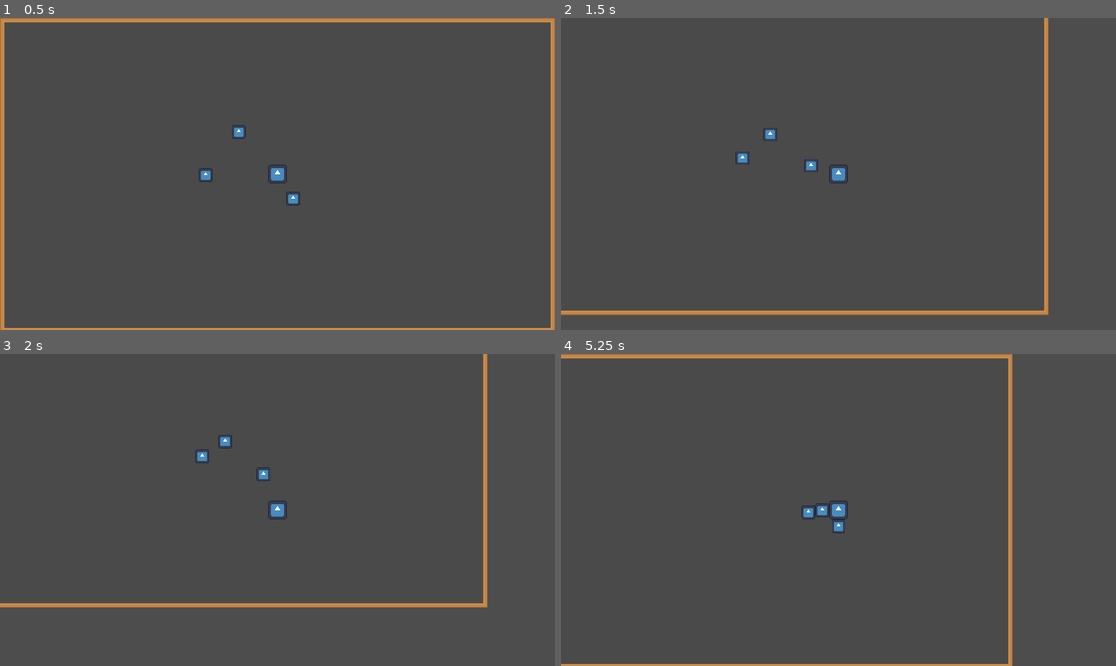
Above: before the commit, frames 1-4 (two rows, left to right).
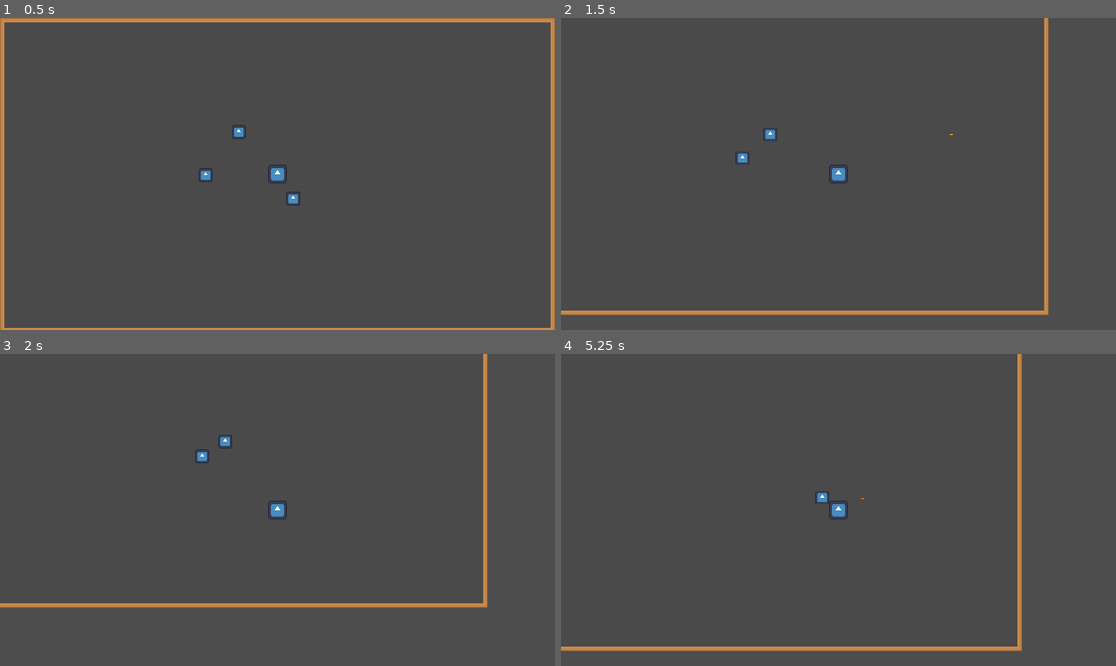
Above: after the commit, the same moments.

Repository: Shinigami92/ore-seeker
Game: Godot game, scene res://world.tscn
Same seed, same stepped clock (60 frames per second), same inputs: the game is played once before the commit and once after it. The engine's default icon, where the game draws it, is replaced by a stand-in: a white triangle on a blue panel in a dark square.
Inputs (mouse positions are in pixels of both pictures, inside the frame that each line leads up to):
- Up to frame 1 (0.5 s): no input
- Up to frame 2 (1.5 s): move the mouse to (960, 158) at 0.52 s; hold D (move_right) 0.53-1.28 s; click (960, 158) at 0.6 s; move the mouse to (727, 189) at 1.27 s; hold S (move_down) from 1.28 s (still down); click (727, 189) at 1.35 s
- Up to frame 3 (2 s): keep holding S (move_down)
- Up to frame 4 (5.25 s): move the mouse to (894, 441) at 2.02 s; release S (move_down) at 2.03 s; hold D (move_right) 2.03-2.78 s; click (894, 441) at 2.1 s; move the mouse to (810, 572) at 2.77 s; hold W (move_up) 2.78-3.53 s; click (810, 572) at 2.85 s; move the mouse to (1005, 556) at 3.52 s; hold A (move_left) 3.53-5.03 s; click (1005, 556) at 3.6 s; move the mouse to (672, 463) at 4.27 s; click (672, 463) at 4.35 s; move the mouse to (866, 510) at 5.02 s; hold S (move_down) from 5.03 s (still down); click (866, 510) at 5.1 s

Frame 1 is identical in both runs. In frame 2, less than 0.1% of the frame differs, in the area x 43-71%, y 36-50%; in frame 3, less than 0.1%; in frame 4, 4.9%, in the area x 0-84%, y 0-100%.

Commit message:
Shoot bullets (#10)

Diff:
--- /dev/null
+++ b/bullet.gd
@@ -0,0 +1,24 @@
+extends Area2D
+
+@export var speed: float = 700.0
+@onready var timer: Timer = %Timer
+
+
+func _ready():
+	timer.timeout.connect(_on_timer_timeout)
+	timer.start()
+
+
+func _physics_process(delta):
+	position += transform.x * speed * delta
+
+
+func _on_timer_timeout():
+	queue_free()
+
+
+func _on_area_2d_body_entered(body):
+	if body.has_method("take_damage"):
+		body.take_damage()
+
+	queue_free()
--- /dev/null
+++ b/bullet.tscn
@@ -0,0 +1,63 @@
+[gd_scene load_steps=9 format=3 uid="uid://b86s373vcuf8a"]
+
+[ext_resource type="Script" path="res://bullet.gd" id="1_falbk"]
+[ext_resource type="Texture2D" uid="uid://caycuo2yr2nk0" path="res://assets/All_Fire_Bullet_Pixel_16x16_00.png" id="2_lan2k"]
+
+[sub_resource type="AtlasTexture" id="AtlasTexture_rr40f"]
+atlas = ExtResource("2_lan2k")
+region = Rect2(256, 128, 16, 16)
+
+[sub_resource type="AtlasTexture" id="AtlasTexture_j2u05"]
+atlas = ExtResource("2_lan2k")
+region = Rect2(272, 128, 16, 16)
+
+[sub_resource type="AtlasTexture" id="AtlasTexture_yj7va"]
+atlas = ExtResource("2_lan2k")
+region = Rect2(288, 128, 16, 16)
+
+[sub_resource type="AtlasTexture" id="AtlasTexture_vvshy"]
+atlas = ExtResource("2_lan2k")
+region = Rect2(304, 128, 16, 16)
+
+[sub_resource type="SpriteFrames" id="SpriteFrames_wy01o"]
+animations = [{
+"frames": [{
+"duration": 1.0,
+"texture": SubResource("AtlasTexture_rr40f")
+}, {
+"duration": 1.0,
+"texture": SubResource("AtlasTexture_j2u05")
+}, {
+"duration": 1.0,
+"texture": SubResource("AtlasTexture_yj7va")
+}, {
+"duration": 1.0,
+"texture": SubResource("AtlasTexture_vvshy")
+}],
+"loop": true,
+"name": &"default",
+"speed": 5.0
+}]
+
+[sub_resource type="CapsuleShape2D" id="CapsuleShape2D_4udxs"]
+radius = 3.0
+height = 16.0
+
+[node name="Area2D" type="Area2D"]
+collision_layer = 8
+collision_mask = 6
+script = ExtResource("1_falbk")
+
+[node name="AnimatedSprite2D" type="AnimatedSprite2D" parent="."]
+sprite_frames = SubResource("SpriteFrames_wy01o")
+
+[node name="Timer" type="Timer" parent="."]
+unique_name_in_owner = true
+one_shot = true
+autostart = true
+
+[node name="CollisionShape2D" type="CollisionShape2D" parent="." groups=["Bullet"]]
+rotation = 1.5708
+shape = SubResource("CapsuleShape2D_4udxs")
+
+[connection signal="body_entered" from="." to="." method="_on_area_2d_body_entered"]
--- a/enemy.gd
+++ b/enemy.gd
@@ -22,7 +22,7 @@
 
 
 func _physics_process(_delta):
-	if !start_navigating:
+	if not start_navigating:
 		return
 
 	var current_agent_position: Vector2 = global_position
@@ -35,3 +35,7 @@
 
 	velocity = new_velocity
 	move_and_slide()
+
+
+func take_damage():
+	queue_free()
--- a/enemy.tscn
+++ b/enemy.tscn
@@ -9,6 +9,8 @@
 size = Vector2(48, 48)
 
 [node name="Enemy" type="CharacterBody2D"]
+collision_layer = 2
+collision_mask = 15
 script = ExtResource("1_xs55b")
 
 [node name="Sprite2D" type="Sprite2D" parent="."]
@@ -16,7 +18,7 @@
 scale = Vector2(0.37, 0.37)
 texture = ExtResource("2_cl4dt")
 
-[node name="CollisionShape2D" type="CollisionShape2D" parent="."]
+[node name="CollisionShape2D" type="CollisionShape2D" parent="." groups=["Enemy"]]
 shape = SubResource("RectangleShape2D_ldyd4")
 
 [node name="NavigationAgent2D" type="NavigationAgent2D" parent="."]
--- a/player.gd
+++ b/player.gd
@@ -1,13 +1,24 @@
 extends CharacterBody2D
 
 @export var speed: float = 300.0
+@export var bullet_scene: PackedScene
 
 
 func get_input():
 	var input_direction = Input.get_vector("move_left", "move_right", "move_up", "move_down")
 	velocity = input_direction * speed
 
+	if Input.is_action_just_pressed("shoot"):
+		shoot()
+
 
 func _physics_process(_delta):
 	get_input()
 	move_and_slide()
+
+
+func shoot():
+	var bullet = bullet_scene.instantiate()
+	get_tree().root.add_child(bullet)
+	bullet.position = global_position
+	bullet.look_at(get_global_mouse_position())
--- a/player.tscn
+++ b/player.tscn
@@ -1,6 +1,7 @@
-[gd_scene load_steps=5 format=3 uid="uid://ceys4vrcavapp"]
+[gd_scene load_steps=6 format=3 uid="uid://ceys4vrcavapp"]
 
 [ext_resource type="Script" path="res://player.gd" id="1_x82fp"]
+[ext_resource type="PackedScene" uid="uid://b86s373vcuf8a" path="res://bullet.tscn" id="2_17bio"]
 [ext_resource type="Texture2D" uid="uid://cu3vmrujgoav1" path="res://icon.svg" id="2_bga4u"]
 
 [sub_resource type="CanvasItemMaterial" id="CanvasItemMaterial_n5mw3"]
@@ -9,12 +10,14 @@
 size = Vector2(64, 64)
 
 [node name="Player" type="CharacterBody2D"]
+collision_mask = 6
 script = ExtResource("1_x82fp")
+bullet_scene = ExtResource("2_17bio")
 
 [node name="Sprite2D" type="Sprite2D" parent="."]
 material = SubResource("CanvasItemMaterial_n5mw3")
 scale = Vector2(0.5, 0.5)
 texture = ExtResource("2_bga4u")
 
-[node name="CollisionShape2D" type="CollisionShape2D" parent="."]
+[node name="CollisionShape2D" type="CollisionShape2D" parent="." groups=["Player"]]
 shape = SubResource("RectangleShape2D_jut0o")
--- a/project.godot
+++ b/project.godot
@@ -43,6 +43,18 @@
 "events": [Object(InputEventKey,"resource_local_to_scene":false,"resource_name":"","device":-1,"window_id":0,"alt_pressed":false,"shift_pressed":false,"ctrl_pressed":false,"meta_pressed":false,"pressed":false,"keycode":0,"physical_keycode":83,"key_label":0,"unicode":115,"echo":false,"script":null)
 ]
 }
+shoot={
+"deadzone": 0.5,
+"events": [Object(InputEventMouseButton,"resource_local_to_scene":false,"resource_name":"","device":-1,"window_id":0,"alt_pressed":false,"shift_pressed":false,"ctrl_pressed":false,"meta_pressed":false,"button_mask":0,"position":Vector2(0, 0),"global_position":Vector2(0, 0),"factor":1.0,"button_index":1,"canceled":false,"pressed":false,"double_click":false,"script":null)
+]
+}
+
+[layer_names]
+
+2d_physics/layer_1="Player"
+2d_physics/layer_2="Enemy"
+2d_physics/layer_3="Wall"
+2d_physics/layer_4="Projectile"
 
 [rendering]
 
--- a/world.tscn
+++ b/world.tscn
@@ -235,7 +235,8 @@
 
 [sub_resource type="TileSet" id="TileSet_ujbwi"]
 tile_size = Vector2i(64, 64)
-physics_layer_0/collision_layer = 1
+physics_layer_0/collision_layer = 4
+physics_layer_0/collision_mask = 11
 navigation_layer_0/layers = 1
 sources/0 = SubResource("TileSetAtlasSource_itkwg")
 
@@ -252,6 +253,8 @@
 
 [node name="Camera2D" type="Camera2D" parent="Player"]
 
+[node name="Marker2D" type="Marker2D" parent="Player"]
+
 [node name="Enemy1" parent="." instance=ExtResource("3_60omp")]
 position = Vector2(639, 545)
 
Binary file added: assets/All_Fire_Bullet_Pixel_16x16_00.png
Not shown, added: assets/All_Fire_Bullet_Pixel_16x16_00.png.import
